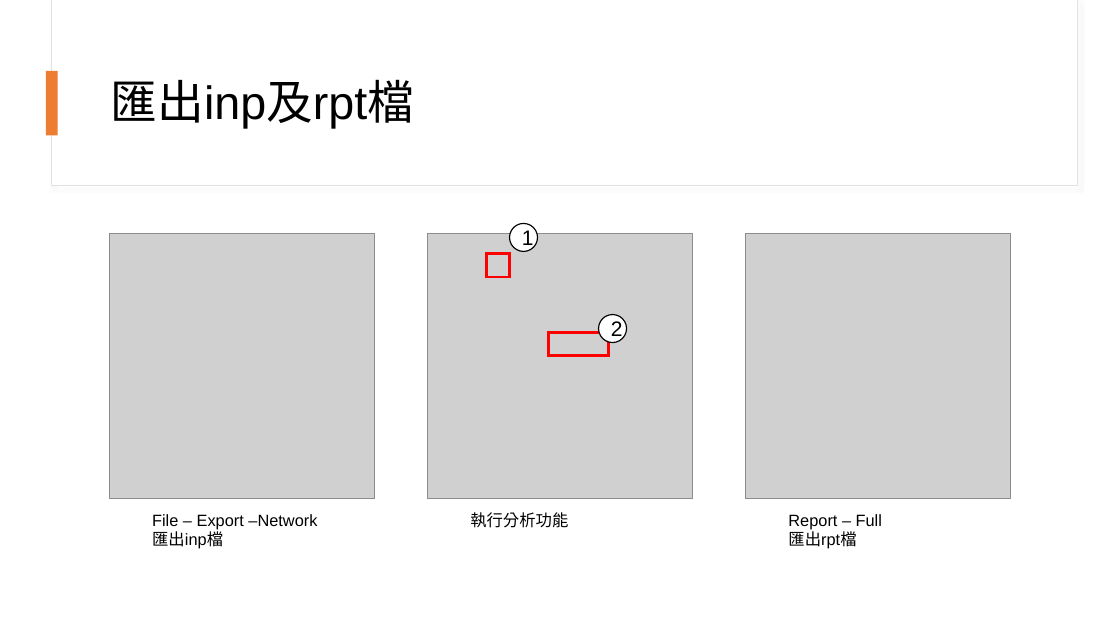
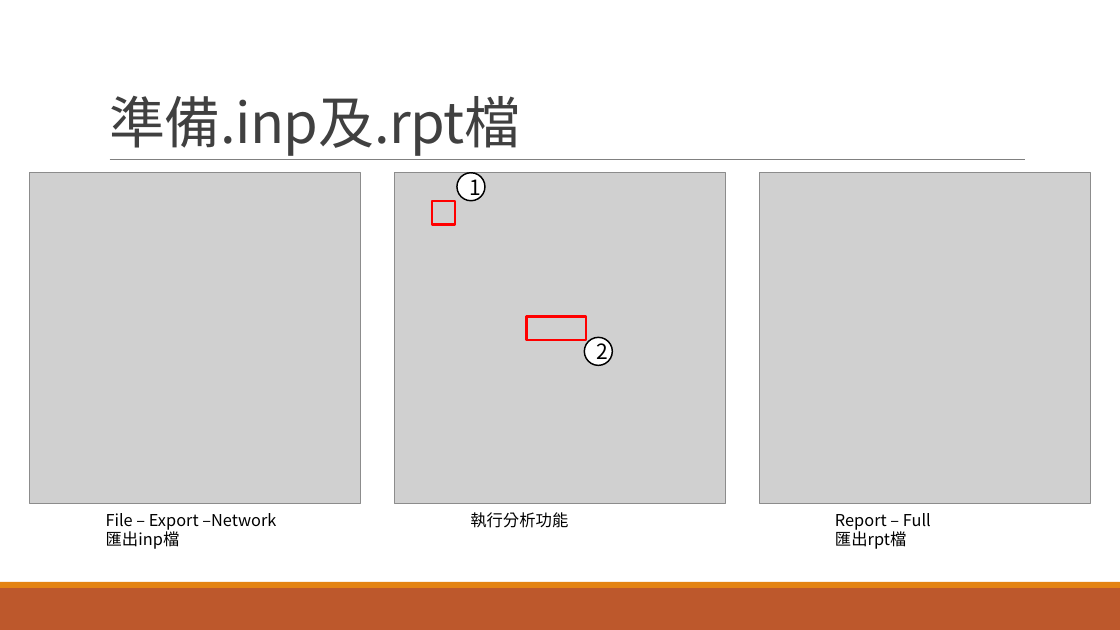
Before and after one commit to lihsin2000/epa2hydchart, a slide deck: slide 5 of 程式說明.pptx. Drawn at 1120x630 pixels with LibreOffice and Linux fonts; fonts in the diff are those of the drawing; grey boxes stand for pictures. Boxes give left, top, right and bottom in pixels: in the first picture for what was removed or moved away, otherwise in the second. Text is boxed around its words. In the diff, an @@ line names an element or a change of style, - is before the commit and + after.

```diff
--- a/程式說明.pptx
+++ b/程式說明.pptx
@@ rectangle removed at [51,0,1077,186] @@
@@ rectangle removed at [52,0,1077,185] @@
@@ rectangle removed at [46,71,58,135] @@
@@ title removed at [111,79,414,129] @@
-匯出inp及rpt檔
@@ title added at [109,96,521,156], 48 pt, text #404040 @@
+準備.inp及.rpt檔
@@ picture: place and size @@
-picture at [109,234,374,498]
+picture at [30,173,361,504]
@@ line added from (110, 160) to (1026, 160), #808080 0.5 pt @@
@@ picture: place and size @@
-picture at [428,234,692,498]
+picture at [395,173,726,504]
@@ ellipse "1" at [457,173,485,201]: font Arial to Noto Sans CJK SC; outline #000000 1 pt to #000000 1.25 pt @@
@@ ellipse "1": place and size @@
-ellipse "1" at [510,223,538,251]
+ellipse "1" at [457,173,485,201]
@@ picture: place and size @@
-picture at [746,234,1011,498]
+picture at [760,173,1091,504]
@@ rectangle: place and size @@
-rectangle at [486,254,510,277]
+rectangle at [432,201,455,224]
@@ rectangle: place and size @@
-rectangle at [549,333,608,356]
+rectangle at [527,317,586,340]
@@ ellipse "2": place and size @@
-ellipse "2" at [599,314,627,342]
+ellipse "2" at [585,338,613,365]
@@ ellipse "2" at [585,338,613,365]: font Arial to Noto Sans CJK SC; outline #000000 1 pt to #000000 1.25 pt @@
@@ text "File – Export –Network": place and size @@
-text "File – Export –Network" at [152,514,317,549]
+text "File – Export –Network" at [106,513,276,549]
@@ font Arial to Noto Sans CJK SC in 3 elements at [470,512,568,528], [106,513,276,549], [835,513,931,549] @@
@@ text "Report – Full": place and size @@
-text "Report – Full" at [788,514,882,549]
+text "Report – Full" at [835,513,931,549]
@@ rectangle added at [0,588,1120,630], fill #BD582C @@
@@ rectangle added at [0,582,1120,588], fill #E48312 @@
```
Also in this commit, not shown: 2 other slides changed, 3 slides added, 2 slides removed, 12 other files.
